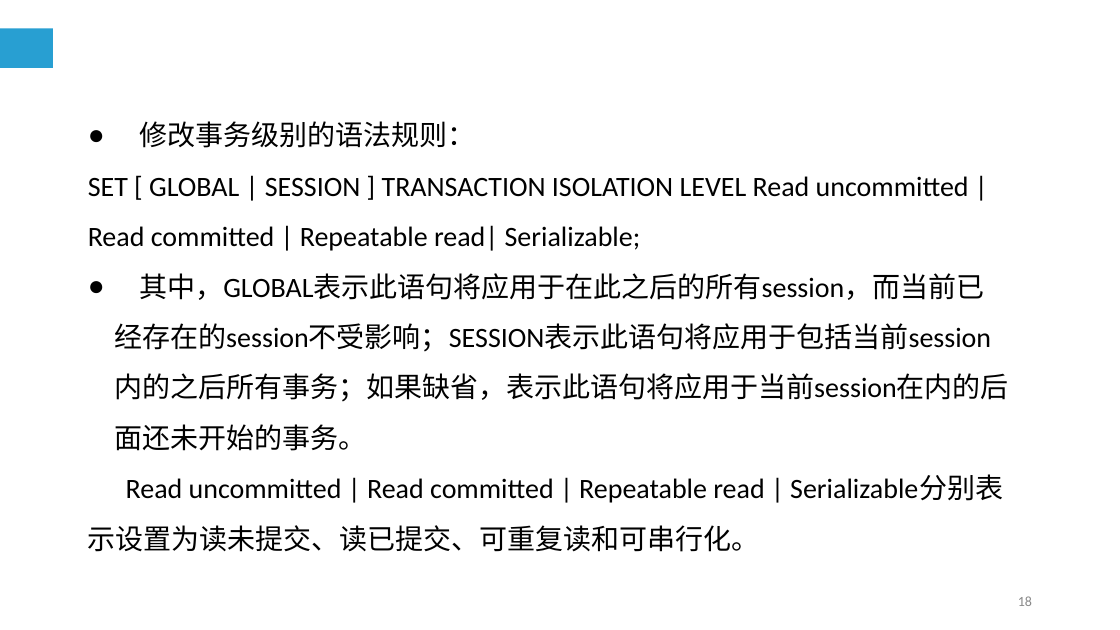
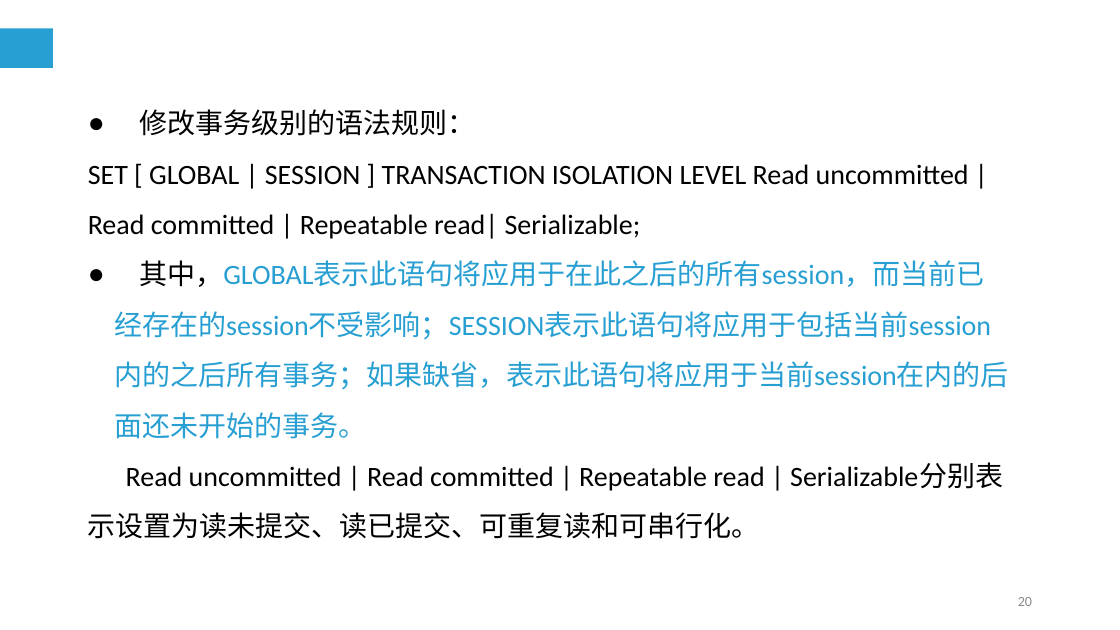
Before and after one commit to cqj726/mysql-s-PPT, a slide deck: slide 20 of PPT/第9章 MySQL编程基础（四）.ppt (slide 18 before the commit). Drawn at 1120x630 pixels with LibreOffice and Linux fonts; fonts in the diff are those of the drawing. Boxes give left, top, right and bottom in pixels: in the first picture for what was removed or moved away, otherwise in the second. Text is boxed around its words. In the diff, an @@ line names an element or a change of style, - is before the commit and + after.

```diff
--- a/PPT/第9章 MySQL编程基础（四）.ppt
+++ b/PPT/第9章 MySQL编程基础（四）.ppt
@@ text "修改事务级别的语法规则：": place and size @@
-text "修改事务级别的语法规则：" at box(88, 121, 1009, 552)
+text "修改事务级别的语法规则：" at box(88, 109, 1009, 539)
@@ text at box(114, 260, 1009, 439): text colour #000000 to #289FD2 in "其中，GLOBAL表示此语句将应用于在此之后的所有session，而当前已经存在的session不受影响；SESSION ..." @@
@@ page number at box(1018, 597, 1032, 606): text changed @@
-18
+20
```
Also in this commit, not shown: 4 other slides changed, 2 slides added, 3 other files.
